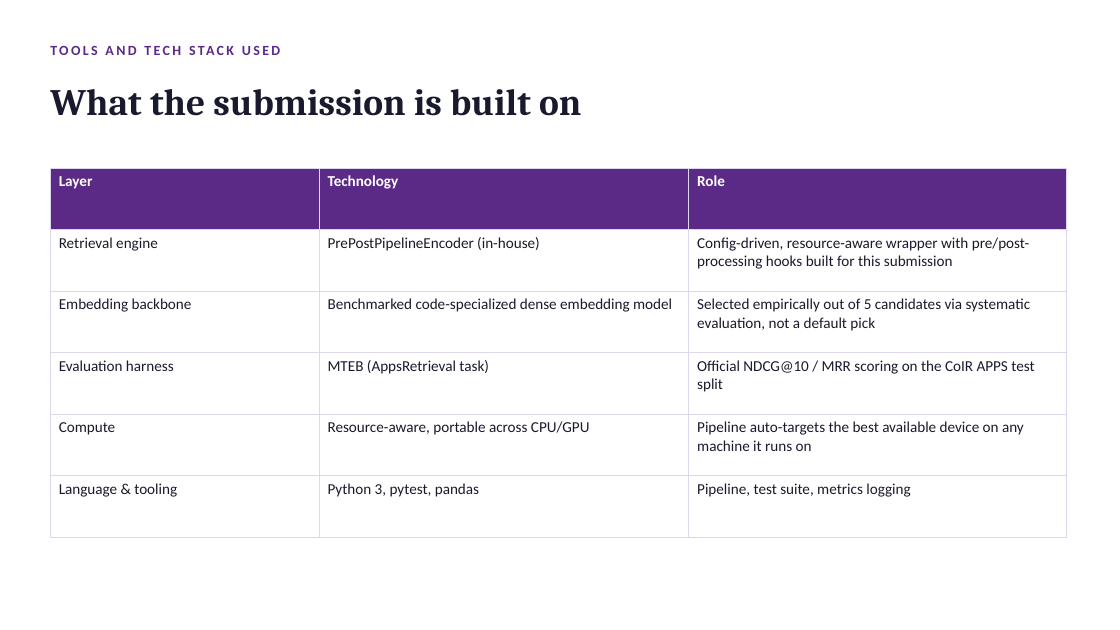
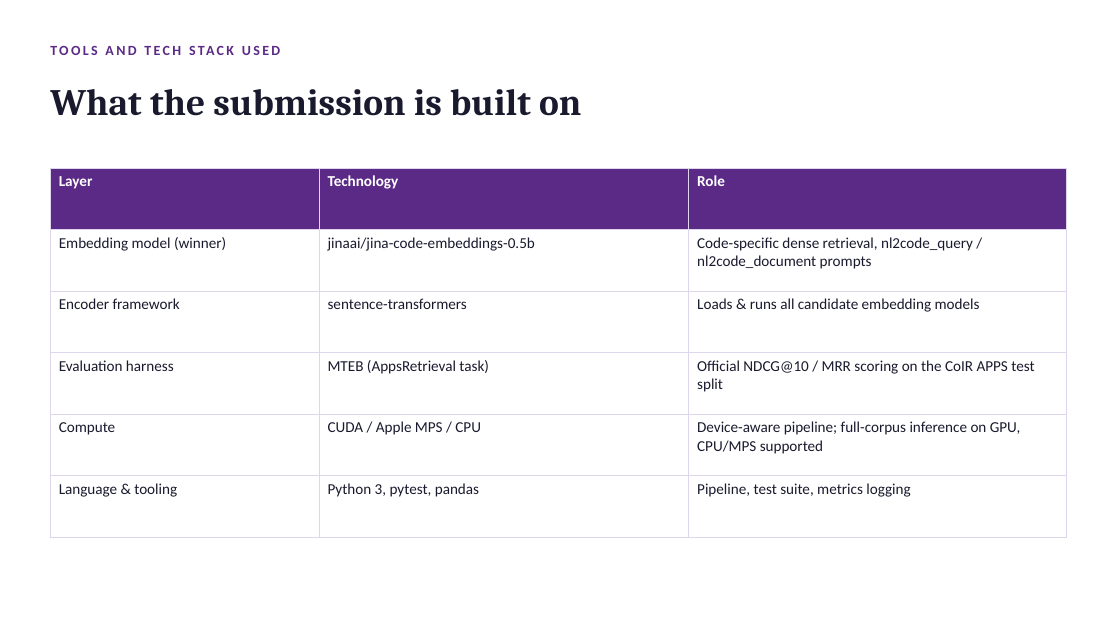
Before and after one commit to krishivgupta1429-cell/samsung-prism-codebase, a slide deck: slide 6 of Thapar_Cli404_submission.pptx. Drawn at 1120x630 pixels with LibreOffice and Linux fonts; fonts in the diff are those of the drawing. Boxes give left, top, right and bottom in pixels: in the first picture for what was removed or moved away, otherwise in the second. Text is boxed around its words. In the diff, an @@ line names an element or a change of style, - is before the commit and + after.

```diff
--- a/Thapar_Cli404_submission.pptx
+++ b/Thapar_Cli404_submission.pptx
@@ table at [50,168,1067,538] @@
-row 2: Retrieval engine | PrePostPipelineEncoder (in-house) | Config-driven, resource-aware wrapper with pre/post-processing hooks built for this submission
+row 2: Embedding model (winner) | jinaai/jina-code-embeddings-0.5b | Code-specific dense retrieval, nl2code_query / nl2code_document prompts
-row 3: Embedding backbone | Benchmarked code-specialized dense embedding model | Selected empirically out of 5 candidates via systematic evaluation, not a default pick
+row 3: Encoder framework | sentence-transformers | Loads & runs all candidate embedding models
-row 5, column 2: Resource-aware, portable across CPU/GPU
+row 5, column 2: CUDA / Apple MPS / CPU
-row 5, column 3: Pipeline auto-targets the best available device on any machine it runs on
+row 5, column 3: Device-aware pipeline; full-corpus inference on GPU, CPU/MPS supported
```
Also in this commit, not shown: 4 other slides changed.
